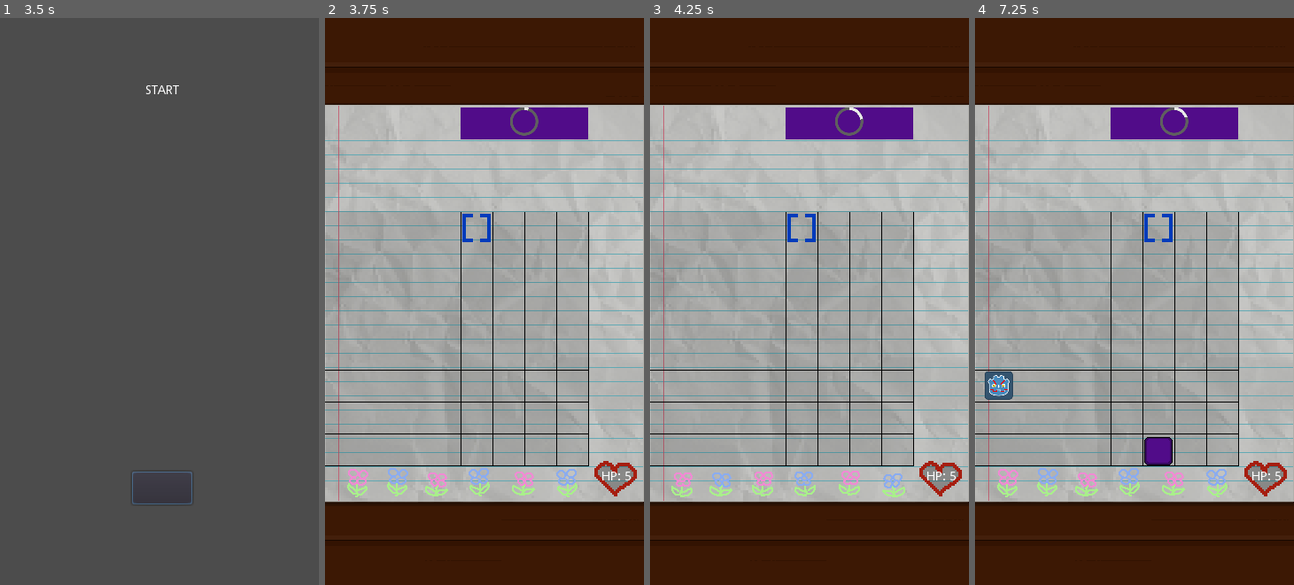
Above: before the commit, frames 1-4 (left to right).
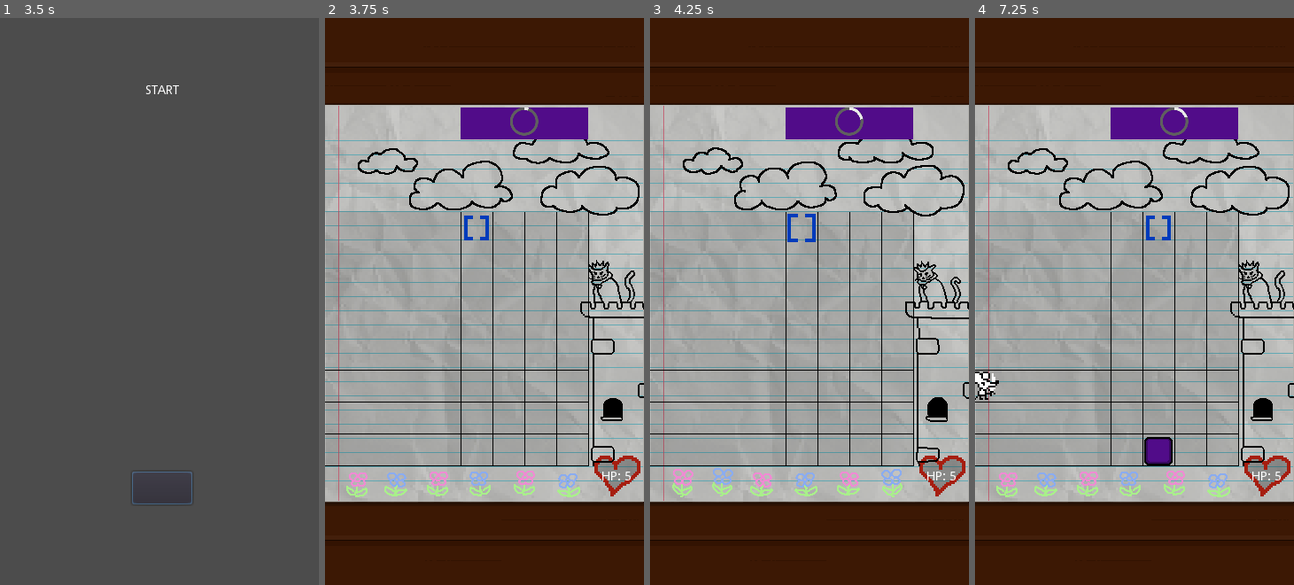
Above: after the commit, the same moments.

Repository: Sleeping-Robot-Games/Doodle-Defense
Game: Godot game, scene res://scenes/Start.tscn
Same seed, same stepped clock (60 frames per second), same inputs: the game is played once before the commit and once after it.
Inputs (mouse positions are in pixels of both pictures, inside the frame that each line leads up to):
- Up to frame 1 (3.5 s): click (162, 91) at 0.5 s; click (162, 363) at 1.25 s; click (162, 363) at 2 s
- Up to frame 2 (3.75 s): tap Enter at 3.5 s
- Up to frame 3 (4.25 s): no input
- Up to frame 4 (7.25 s): click (1156, 341) at 4.25 s; click (1191, 341) at 5 s; click (1223, 341) at 5.75 s; click (1156, 341) at 6.5 s

Frame 1 is identical in both runs. In frame 2, 3.4% of the frame differs, in the area x 6-100%, y 21-85%; in frame 3, 3.3%; in frame 4, 4.1%, in the area x 0-100%, y 21-85%.

Commit message:
enemy art and animation

Diff:
--- a/scenes/Block.tscn
+++ b/scenes/Block.tscn
@@ -1,13 +1,23 @@
-[gd_scene load_steps=3 format=2]
+[gd_scene load_steps=5 format=2]
 
-[ext_resource path="res://assets/block.png" type="Texture" id=1]
+[ext_resource path="res://assets/block_002.png" type="Texture" id=1]
 [ext_resource path="res://scripts/Block.gd" type="Script" id=2]
+[ext_resource path="res://assets/block_003.png" type="Texture" id=3]
+
+[sub_resource type="SpriteFrames" id=1]
+animations = [ {
+"frames": [ ExtResource( 1 ), ExtResource( 3 ) ],
+"loop": true,
+"name": "default",
+"speed": 5.0
+} ]
 
 [node name="Block" type="Node2D" groups=["blocks"]]
 script = ExtResource( 2 )
 
-[node name="Sprite" type="Sprite" parent="."]
-texture = ExtResource( 1 )
+[node name="Sprite" type="AnimatedSprite" parent="."]
+frames = SubResource( 1 )
+playing = true
 
 [node name="Tween" type="Tween" parent="."]
 
--- a/scenes/Enemy.tscn
+++ b/scenes/Enemy.tscn
@@ -1,14 +1,103 @@
-[gd_scene load_steps=3 format=2]
+[gd_scene load_steps=8 format=2]
 
 [ext_resource path="res://scripts/Enemy.gd" type="Script" id=1]
-[ext_resource path="res://assets/enemy-test.png" type="Texture" id=2]
+[ext_resource path="res://assets/enemy_001.png" type="Texture" id=2]
+
+[sub_resource type="Animation" id=1]
+length = 0.001
+tracks/0/type = "value"
+tracks/0/path = NodePath(".:frame")
+tracks/0/interp = 1
+tracks/0/loop_wrap = true
+tracks/0/imported = false
+tracks/0/enabled = true
+tracks/0/keys = {
+"times": PoolRealArray( 0 ),
+"transitions": PoolRealArray( 1 ),
+"update": 0,
+"values": [ 0 ]
+}
+
+[sub_resource type="Animation" id=2]
+resource_name = "airHit"
+length = 0.2
+tracks/0/type = "value"
+tracks/0/path = NodePath(".:frame")
+tracks/0/interp = 1
+tracks/0/loop_wrap = true
+tracks/0/imported = false
+tracks/0/enabled = true
+tracks/0/keys = {
+"times": PoolRealArray( 0, 0.1 ),
+"transitions": PoolRealArray( 1, 1 ),
+"update": 1,
+"values": [ 8, 9 ]
+}
+
+[sub_resource type="Animation" id=3]
+resource_name = "airMove"
+length = 0.2
+loop = true
+tracks/0/type = "value"
+tracks/0/path = NodePath(".:frame")
+tracks/0/interp = 1
+tracks/0/loop_wrap = true
+tracks/0/imported = false
+tracks/0/enabled = true
+tracks/0/keys = {
+"times": PoolRealArray( 0, 0.1 ),
+"transitions": PoolRealArray( 1, 1 ),
+"update": 1,
+"values": [ 5, 6 ]
+}
+
+[sub_resource type="Animation" id=4]
+resource_name = "groundHit"
+length = 0.2
+tracks/0/type = "value"
+tracks/0/path = NodePath(".:frame")
+tracks/0/interp = 1
+tracks/0/loop_wrap = true
+tracks/0/imported = false
+tracks/0/enabled = true
+tracks/0/keys = {
+"times": PoolRealArray( 0, 0.1 ),
+"transitions": PoolRealArray( 1, 1 ),
+"update": 1,
+"values": [ 3, 4 ]
+}
+
+[sub_resource type="Animation" id=5]
+resource_name = "groundMove"
+length = 0.2
+loop = true
+tracks/0/type = "value"
+tracks/0/path = NodePath(".:frame")
+tracks/0/interp = 1
+tracks/0/loop_wrap = true
+tracks/0/imported = false
+tracks/0/enabled = true
+tracks/0/keys = {
+"times": PoolRealArray( 0, 0.1 ),
+"transitions": PoolRealArray( 1, 1 ),
+"update": 1,
+"values": [ 0, 1 ]
+}
 
 [node name="Enemy" type="Node2D" groups=["enemies"]]
 script = ExtResource( 1 )
 
 [node name="Sprite" type="Sprite" parent="."]
-scale = Vector2( 0.5, 0.5 )
 texture = ExtResource( 2 )
+hframes = 8
+vframes = 4
+
+[node name="AnimationPlayer" type="AnimationPlayer" parent="Sprite"]
+anims/RESET = SubResource( 1 )
+anims/airHit = SubResource( 2 )
+anims/airMove = SubResource( 3 )
+anims/groundHit = SubResource( 4 )
+anims/groundMove = SubResource( 5 )
 
 [node name="SquishTimer" type="Timer" parent="."]
 one_shot = true
--- a/scenes/Game.tscn
+++ b/scenes/Game.tscn
@@ -14,6 +14,13 @@
 [ext_resource path="res://assets/flower_003.png" type="Texture" id=12]
 [ext_resource path="res://assets/heart_002.png" type="Texture" id=13]
 [ext_resource path="res://assets/heart_003.png" type="Texture" id=14]
+[ext_resource path="res://assets/tower_001.png" type="Texture" id=15]
+[ext_resource path="res://assets/Cat_002.png" type="Texture" id=16]
+[ext_resource path="res://assets/cloud_001.png" type="Texture" id=17]
+[ext_resource path="res://assets/Cat_001.png" type="Texture" id=18]
+[ext_resource path="res://assets/selector2.png" type="Texture" id=19]
+[ext_resource path="res://assets/cloud_002.png" type="Texture" id=20]
+[ext_resource path="res://assets/tower_002.png" type="Texture" id=21]
 
 [sub_resource type="SpriteFrames" id=1]
 animations = [ {
@@ -41,7 +48,7 @@
 
 [sub_resource type="SpriteFrames" id=4]
 animations = [ {
-"frames": [ ExtResource( 9 ), ExtResource( 11 ) ],
+"frames": [ ExtResource( 7 ), ExtResource( 9 ) ],
 "loop": true,
 "name": "default",
 "speed": 5.0
@@ -58,6 +65,38 @@
 [sub_resource type="SpriteFrames" id=6]
 animations = [ {
 "frames": [ ExtResource( 10 ), ExtResource( 13 ), ExtResource( 14 ) ],
+"loop": true,
+"name": "default",
+"speed": 5.0
+} ]
+
+[sub_resource type="SpriteFrames" id=9]
+animations = [ {
+"frames": [ ExtResource( 17 ), ExtResource( 20 ) ],
+"loop": true,
+"name": "default",
+"speed": 5.0
+} ]
+
+[sub_resource type="SpriteFrames" id=7]
+animations = [ {
+"frames": [ ExtResource( 18 ), ExtResource( 16 ) ],
+"loop": true,
+"name": "default",
+"speed": 5.0
+} ]
+
+[sub_resource type="SpriteFrames" id=8]
+animations = [ {
+"frames": [ ExtResource( 15 ), ExtResource( 21 ) ],
+"loop": true,
+"name": "default",
+"speed": 5.0
+} ]
+
+[sub_resource type="SpriteFrames" id=10]
+animations = [ {
+"frames": [ ExtResource( 2 ), ExtResource( 19 ) ],
 "loop": true,
 "name": "default",
 "speed": 5.0
@@ -76,47 +115,66 @@
 margin_right = 118.0
 margin_bottom = 186.0
 color = Color( 0, 0, 0, 0.113725 )
+__meta__ = {
+"_edit_use_anchors_": false
+}
 
 [node name="Doodles" type="AnimatedSprite" parent="Background"]
 position = Vector2( -144, 205 )
 frames = SubResource( 1 )
-frame = 1
-playing = true
-
-[node name="AnimatedSprite" type="AnimatedSprite" parent="Background/Doodles"]
+playing = true
+
+[node name="Flower2" type="AnimatedSprite" parent="Background/Doodles"]
 position = Vector2( 45, -1 )
 frames = SubResource( 2 )
-frame = 1
-playing = true
-
-[node name="AnimatedSprite5" type="AnimatedSprite" parent="Background/Doodles"]
+playing = true
+
+[node name="Flower6" type="AnimatedSprite" parent="Background/Doodles"]
 position = Vector2( 238, 0 )
 frames = SubResource( 2 )
-frame = 1
 playing = true
 flip_h = true
 
-[node name="AnimatedSprite2" type="AnimatedSprite" parent="Background/Doodles"]
+[node name="Flower3" type="AnimatedSprite" parent="Background/Doodles"]
 position = Vector2( 91, -1 )
 frames = SubResource( 3 )
-playing = true
-
-[node name="AnimatedSprite3" type="AnimatedSprite" parent="Background/Doodles"]
+frame = 1
+playing = true
+
+[node name="Flower4" type="AnimatedSprite" parent="Background/Doodles"]
 position = Vector2( 139, -1 )
 frames = SubResource( 4 )
 frame = 1
 playing = true
 flip_h = true
 
-[node name="AnimatedSprite4" type="AnimatedSprite" parent="Background/Doodles"]
+[node name="Flower5" type="AnimatedSprite" parent="Background/Doodles"]
 position = Vector2( 189, -2 )
 frames = SubResource( 5 )
+frame = 1
 playing = true
 
 [node name="Heart" type="AnimatedSprite" parent="Background/Doodles"]
 position = Vector2( 294, -13 )
 scale = Vector2( 2, 2 )
 frames = SubResource( 6 )
+frame = 2
+playing = true
+
+[node name="Clouds" type="AnimatedSprite" parent="Background/Doodles"]
+position = Vector2( 144, -347 )
+frames = SubResource( 9 )
+playing = true
+
+[node name="Cat" type="AnimatedSprite" parent="Background"]
+position = Vector2( 146, -30 )
+frames = SubResource( 7 )
+frame = 1
+playing = true
+
+[node name="Tower" type="AnimatedSprite" parent="Background"]
+position = Vector2( 148, 93 )
+frames = SubResource( 8 )
 playing = true
 
 [node name="IncomingBlockColor" type="ColorRect" parent="."]
@@ -125,6 +183,9 @@
 margin_right = 297.0
 margin_bottom = 137.0
 color = Color( 0.321569, 0.0509804, 0.541176, 1 )
+__meta__ = {
+"_edit_use_anchors_": false
+}
 
 [node name="BlockProgress" type="TextureProgress" parent="."]
 margin_left = 209.0
@@ -154,11 +215,13 @@
 [node name="BlockSpawn7" type="Position2D" parent="."]
 position = Vector2( 279, 237 )
 
-[node name="Selector" type="Sprite" parent="."]
+[node name="Selector" type="AnimatedSprite" parent="."]
 modulate = Color( 0, 0.235294, 0.737255, 1 )
 position = Vector2( 171, 237 )
 scale = Vector2( 2, 2 )
-texture = ExtResource( 2 )
+frames = SubResource( 10 )
+frame = 1
+playing = true
 
 [node name="Blocks" type="Node2D" parent="."]
 
@@ -261,6 +324,9 @@
 margin_right = 297.0
 margin_bottom = 506.0
 color = Color( 0, 0, 0, 1 )
+__meta__ = {
+"_edit_use_anchors_": false
+}
 
 [node name="Line2" type="ColorRect" parent="HUD/HorizontalDividers"]
 margin_top = 469.0
Binary file added: assets/Cat_001.png
Not shown, added: assets/Cat_001.png.import
Binary file added: assets/Cat_002.png
Not shown, added: assets/Cat_002.png.import
Binary file removed: assets/block.png
Binary file added: assets/block_001.png
Not shown, added: assets/block_001.png.import
Binary file added: assets/block_002.png
Not shown, added: assets/block_002.png.import
Binary file added: assets/block_003.png
Not shown, added: assets/block_003.png.import
Binary file added: assets/cloud_001.png
(and 15 more such lines)
